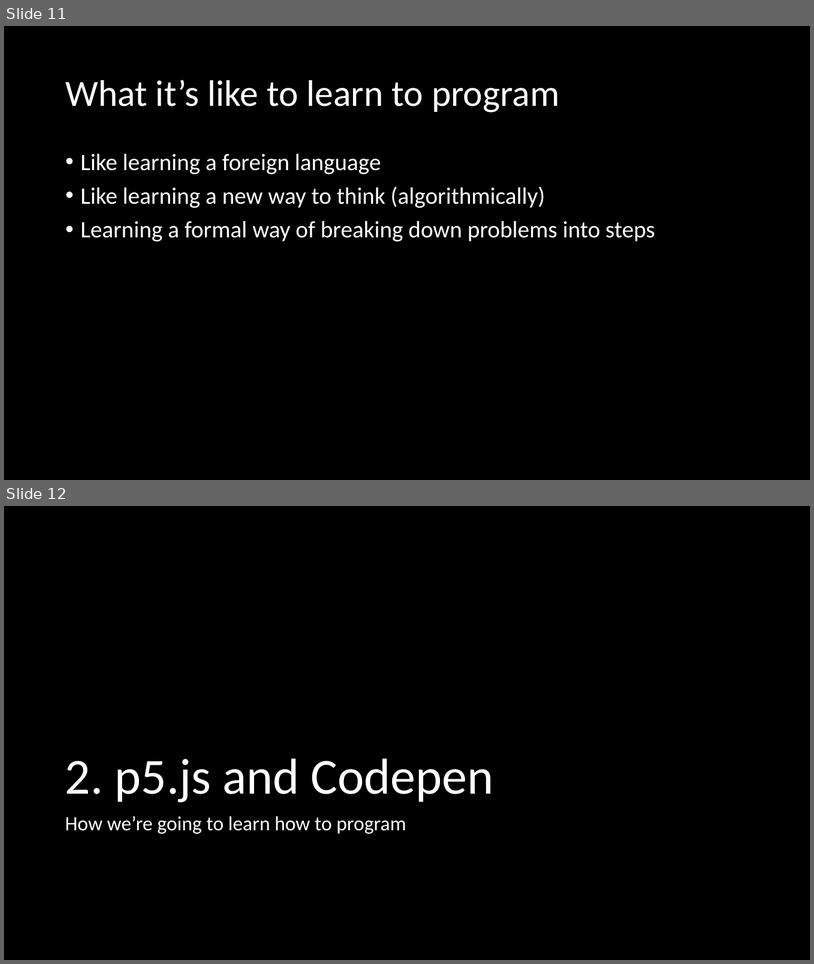
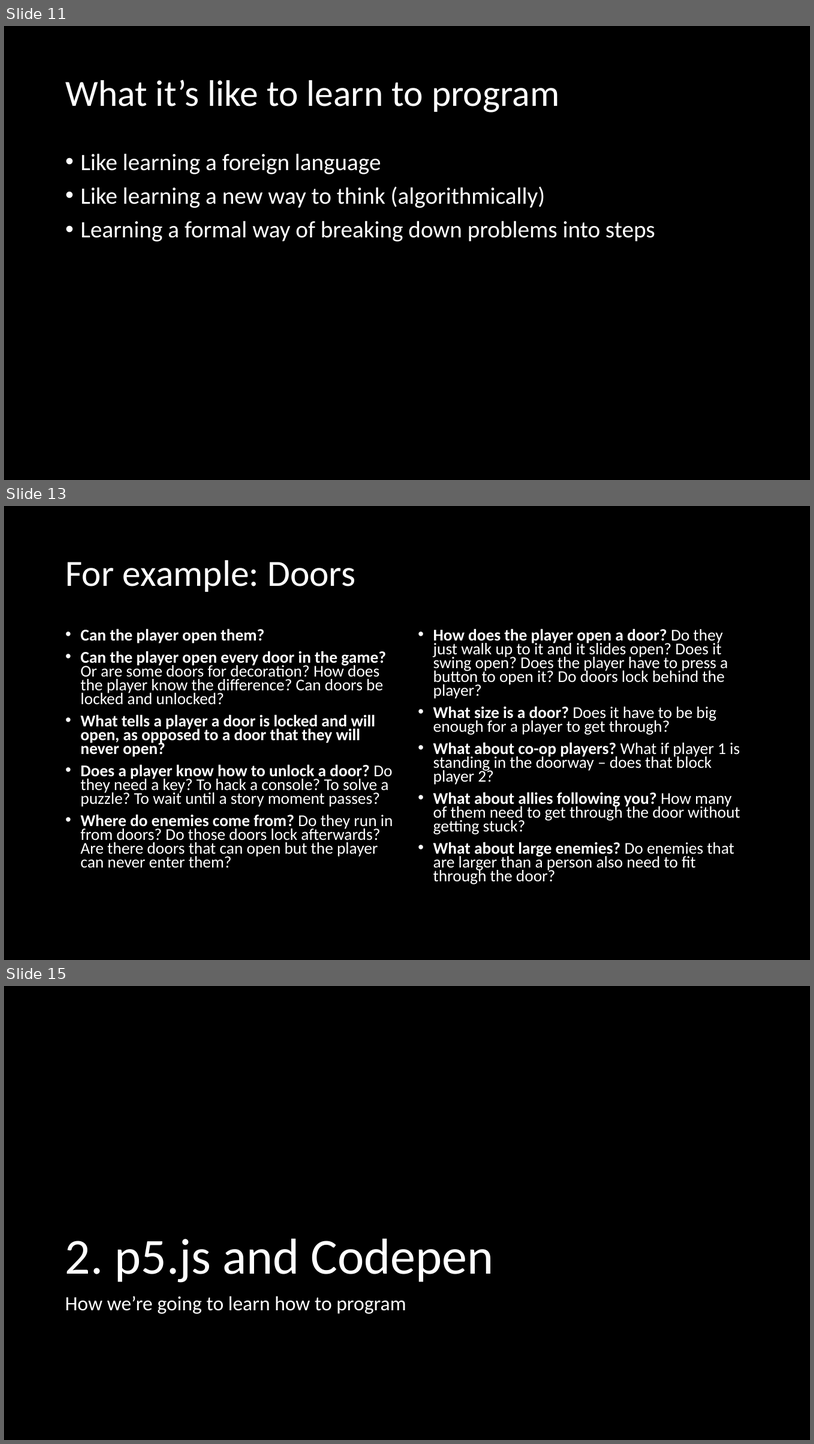
Before and after one commit to crhallberg/IMM120, a slide deck: Presentations/Sept 5 - Class 1.pptx. Shown one above the other, each under a label of ours: slides 11 and 12 before the commit, slides 11, 13 and 15 after it; the slides between them are not shown. The pictures are 814x964 and 814x1444 pixels, drawn with LibreOffice and Linux fonts; fonts in the diff are those of the drawing. Boxes give left, top, right and bottom in pixels: in the first picture for what was removed or moved away, otherwise in the second. Text is boxed around its words. In the diff, an @@ line names an element or a change of style, - is before the commit and + after.

Commit message:
Add to presentation.

```diff
--- a/Presentations/Sept 5 - Class 1.pptx
+++ b/Presentations/Sept 5 - Class 1.pptx
@@ slide 13 added at box(4, 506, 810, 960), background #000000 @@
@@ title added at box(65, 560, 356, 592), 44 pt, text #FFFFFF @@
+For example: Doors
@@ text added at box(81, 628, 393, 868), 19.6 pt, text #FFFFFF @@
+• Can the player open them?
+• Can the player open every door in the game? Or are some doors for decoration? How does the player know the difference? Can doors be locked and unlocked?
+• What tells a player a door is locked and will open, as opposed to a door that they will never open?
+• Does a player know how to unlock a door? Do they need a key? To hack a console? To solve a puzzle? To wait until a story moment passes?
+• Where do enemies come from? Do they run in from doors? Do those doors lock afterwards? Are there doors that can open but the player can never enter them?
@@ text added at box(434, 628, 740, 884), 19.6 pt, text #FFFFFF @@
+• How does the player open a door? Do they just walk up to it and it slides open? Does it swing open? Does the player have to press a button to open it? Do doors lock behind the player?
+• What size is a door? Does it have to be big enough for a player to get through?
+• What about co-op players? What if player 1 is standing in the doorway – does that block player 2?
+• What about allies following you? How many of them need to get through the door without getting stuck?
+• What about large enemies? Do enemies that are larger than a person also need to fit through the door?
@@ what was slide 12 is now slide 15 @@
```
Also in this commit, not shown: 2 other slides added.
